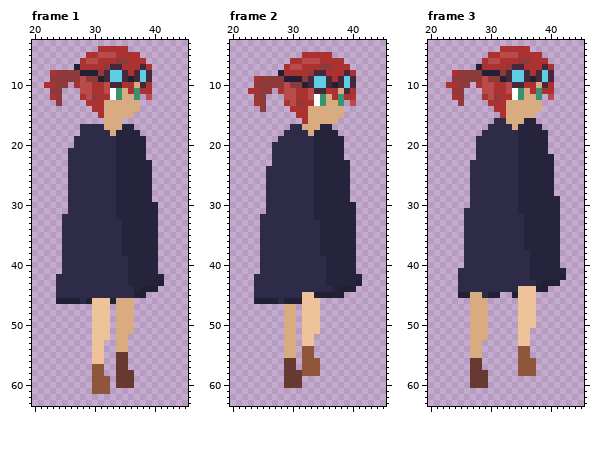
A pixel-art file gets an edit: Assets/Visuals/Hero/Herowalk.aseprite. Above: the version before the commit.
64x64 pixels, 7 frames. Shown: frame 1: x 20..45, y 3..63; frame 2: x 20..45, y 3..63; frame 3: x 20..45, y 3..63. The commit also changed other frames, which this record leaves out.
And afterwards:
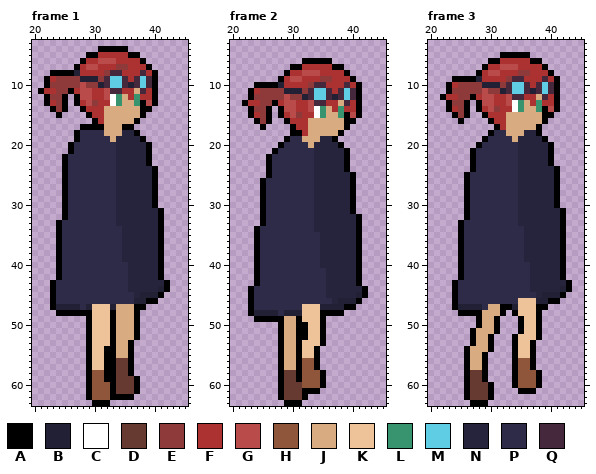
Palette (. is transparent): A #000000  B #222034  C #ffffff  D #663931  E #8f3a3a  F #ac3232  G #ba4b4b  H #8f563b  J #d8ab81  K #eec39a  L #37946e  M #5fcde4  N #26233d  P #2e2b49  Q #45283c
Change:
layer "Сплющений" added
layer "Head" removed
layer "Cape" removed
layer "LegL" removed
layer "LegR" removed
Frame 1, layer "Сплющений":
y 4: x 31..35 FFFFF -> AAAAA
y 5: x 29..33 FFGGG -> AAFFF; x 36..37 FF -> AA
y 6: x 28..35 FGGFFFEE -> AFFGGGFF; x 38 F -> A
y 7: x 27 B -> A; x 29..30 FF -> GG; x 32..35 EQQF -> FFEE; x 38..39 QF -> FA
y 8: x 23..35 FEEEEBBBEQMMQ -> AAAABFFFFEQQF; x 37..40 QMQ. -> FQFA
y 9: x 22..23 .E -> AF; x 28..31 GEEB -> BBBE; x 36 B -> F; x 40 . -> A
y 10: x 22..23 FF -> AE; x 26..27 .F -> EE; x 29..40 GFFGQQFFJQF. -> EEBQMMQBQMQA
y 11: x 21..23 ..E -> AFF; x 25..27 ... -> EAF; x 33..35 CLJ -> QQF; x 37..38 LF -> JQ; x 40 . -> A
y 12: x 22..23 .F -> AE; x 25 . -> A; x 27..28 .F -> AG; x 30 E -> F; x 32 F -> G; x 36 J -> F; x 38..40 .G. -> FFA
y 13: x 22..23 .. -> AF; x 25 . -> A; x 27..30 ..FF -> AFGE; x 32..34 JJJ -> FCL; x 37..40 J... -> LAGA
y 14: x 23..25 ... -> AEA; x 28..29 .. -> AF; x 38..39 .. -> AA
y 15: x 24 . -> A; x 29..30 .. -> AF; x 37..38 .. -> JA
y 16: x 30..31 .. -> AF; x 35..37 ... -> JJA
y 17: x 28..31 PPPP -> AAAA; x 35..36 NN -> AA
y 18: x 27 . -> A; x 32 P -> J; x 34 N -> J; x 37 N -> A
y 19: x 27 P -> A; x 33 P -> J; x 38 N -> A
y 20: x 26 . -> A; x 39 . -> A
y 21: x 26 P -> A; x 39 . -> A
y 22: x 25 . -> A; x 39 . -> A
y 23: x 25 . -> A; x 39 N -> A
y 24..29: x 25 . -> A; x 40 . -> A
y 30: x 25 . -> A; x 40 N -> A
y 31: x 25 . -> A; x 41 . -> A
y 32: x 25 P -> A; x 41 . -> A
y 33: x 24 . -> A; x 34 P -> N; x 41 . -> A
y 34..38: x 24 . -> A; x 41 . -> A
y 39: x 24 . -> A; x 35 P -> N; x 41 . -> A
y 40..41: x 24 . -> A; x 41 . -> A
y 42: x 24 P -> A; x 41 N -> A
y 43: x 23 . -> A; x 41..42 B. -> NA
y 44: x 23 . -> A; x 36 P -> N; x 38..42 BBB.. -> NNNBA
y 45: x 23 . -> A; x 37 B -> N; x 39..41 ... -> BBA
y 46: x 23..27 .BBBB -> APPPP; x 29..40 BKKKBJJJ.... -> PPPPPPPPBBAA
y 47: x 23..29 ....... -> ABBBBPB; x 33 . -> B; x 37..38 .. -> AA
y 48: x 24..29 ...... -> AAAAAA; x 33 . -> A; x 37 . -> A
y 49..51: x 29 . -> A; x 33 . -> A; x 37 . -> A
y 52: x 29 . -> A; x 33 . -> A; x 36..37 .. -> JA
y 53: x 29 . -> A; x 32..33 .. -> KA; x 36 . -> A
y 54: x 29 . -> A; x 32..33 .. -> AA; x 36 . -> A
y 55: x 29 . -> A; x 32..36 ..DD. -> AAJJA
y 56: x 29 . -> A; x 32..33 .. -> AA; x 36 . -> A
y 57: x 29..33 .HH.. -> AKKAA; x 36 . -> A
y 58: x 29 . -> A; x 32..33 .. -> AA; x 36 D -> A
y 59: x 29 . -> A; x 32..33 H. -> AA; x 37 . -> A
y 60: x 29 . -> A; x 33 . -> A; x 37 . -> A
y 61: x 29 . -> A; x 33..37 ..... -> ADDDA
y 62: x 29..36 ........ -> AHHHAAAA
y 63: x 30..32 ... -> AAA
Frame 2:
y 5: x 32..36 FFFFF -> .....
y 6: x 30..38 FFGGGFFFF -> ..AAAAA..
y 7: x 29..31 FGG -> .AA; x 35..39 EEFFF -> FFAA.
y 8: x 28..29 BF -> .A; x 32..35 FEQQ -> GGGF; x 39..40 QF -> A.
y 9: x 24..36 FEEEEBBBEQMMQ -> ....AFGGFFFEE; x 38..40 QMQ -> FFA
y 10: x 24..41 EEEEEGEEBQMMQBQMQ. -> AAAABFFFFEQQFFFQFA
y 11: x 23 F -> A; x 27..36 .FGGFFGQQF -> EEBBBEQMMQ; x 38..41 JQF. -> QMQA
y 12: x 23 . -> A; x 26..28 ... -> EEE; x 30..41 GFFGCLJFLFF. -> EEBQMMQBQMQA
y 13: x 22..23 .. -> AF; x 26..29 ...F -> EAFG; x 31 E -> F; x 33..41 FCLJJL.G. -> GQQFFJQFA
y 14: x 23..24 .. -> AE; x 26 . -> A; x 28..30 ..F -> AGG; x 33..35 JJJ -> GCL; x 37..41 JJ... -> FLFFA
y 15: x 23..26 .... -> AFEA; x 28..31 ...F -> AFGE; x 33..35 JJJ -> FCL; x 38..41 J... -> LAGA
y 16: x 24..26 ... -> AEA; x 29..31 ... -> AFF; x 38..40 ... -> JAA
y 17: x 25 . -> A; x 30..32 PPJ -> AFF; x 35..39 NN... -> JJJJA
y 18: x 29..32 PPPP -> .AAF; x 34..38 NNNN. -> JJJJA
y 19: x 28..29 PP -> .A; x 32..34 PPN -> JJJ; x 37..38 NN -> A.
y 20: x 27..28 PP -> .A; x 33 P -> J; x 38 N -> A
y 21: x 27 P -> A; x 39 . -> A
y 22: x 26 . -> A; x 39 . -> A
y 23: x 26 . -> A; x 39 N -> A
y 24: x 26 P -> A; x 39 N -> A
y 25: x 26 P -> A; x 40 . -> A
y 26..29: x 25 . -> A; x 40 . -> A
y 30..31: x 25 . -> A; x 40 N -> A
y 32: x 25 P -> A; x 41 . -> A
y 33: x 25 P -> A; x 34 P -> N; x 41 . -> A
y 34: x 24 . -> A; x 34 P -> N; x 41 . -> A
y 35..38: x 24 . -> A; x 41 . -> A
y 39..40: x 24 . -> A; x 35 P -> N; x 41 . -> A
y 41: x 24 . -> A; x 41 . -> A
y 42: x 24 P -> A; x 41 N -> A
y 43: x 24 P -> A; x 41 B -> A
y 44: x 23 . -> A; x 36 P -> N; x 38..42 BBB.. -> NNNNA
y 45: x 23 . -> A; x 32..42 KKBBBBB.... -> PPPPNNNNNBA
y 46: x 23..27 .BBBB -> APPPP; x 29..41 BBBKKK....... -> PPPPPPPPNBBBA
y 47: x 23..31 ......JJ. -> APPPPPPPP; x 35..40 ...... -> BBBBAA
y 48: x 23..31 ......JJ. -> ABBBBPBBB; x 35..38 .... -> AAAA
y 49: x 24..28 ..... -> AAAAA; x 31 . -> A; x 35 . -> A
y 50..51: x 28 . -> A; x 31..32 .K -> AA; x 35 . -> A
y 52: x 28 . -> A; x 31..32 .K -> AA; x 34..35 .. -> KA
y 53: x 28 . -> A; x 31 . -> A; x 34..35 .. -> KA
y 54..55: x 28 . -> A; x 31..34 .HH. -> AKKA
y 56..57: x 28..31 .DD. -> AJJA; x 34 H -> A
y 58: x 28 . -> A; x 31 D -> A; x 35 . -> A
y 59: x 28 . -> A; x 31..35 D.... -> AHHHA
y 60: x 28 . -> A; x 32..35 .... -> HHHA
y 61: x 28..34 ....... -> ADDDAAA
y 62: x 28..32 ..... -> ADDDA
y 63: x 29..31 ... -> AAA
Frame 3:
y 4: x 32..36 FFFFF -> .....
y 5: x 30..38 FFGGGFFFF -> ..AAAAA..
y 6: x 29..31 FGG -> .AA; x 35..39 EEFFF -> FFAA.
y 7: x 28..29 BF -> .A; x 32..35 FEQQ -> GGGF; x 39..40 QF -> A.
y 8: x 24..36 FEEEEBBBEQMMQ -> ....AFGGFFFEE; x 38..40 QMQ -> FFA
y 9: x 24..41 EEEEEGEEBQMMQBQMQ. -> AAAABFFFFEQQFFFQFA
y 10: x 23 F -> A; x 27..36 .FGGFFGQQF -> EEBBBEQMMQ; x 38..41 JQF. -> QMQA
y 11: x 23 . -> A; x 26..28 ... -> EEE; x 30..41 GFFGCLJFLFF. -> EEBQMMQBQMQA
y 12: x 22..23 .. -> AF; x 26..29 ...F -> EAFG; x 31 E -> F; x 33..41 FCLJJL.G. -> GQQFFJQFA
y 13: x 23..24 .. -> AE; x 26 . -> A; x 28..30 ..F -> AGG; x 33..35 JJJ -> GCL; x 37..41 JJ... -> FLFFA
y 14: x 23..26 .... -> AFEA; x 28..31 ...F -> AFGE; x 33..35 JJJ -> FCL; x 38..41 J... -> LAGA
y 15: x 24..26 ... -> AEA; x 29..31 ... -> AFF; x 38..40 ... -> JAA
y 16: x 25 . -> A; x 30..32 .PP -> AFF; x 36..39 NN.. -> JJJA
y 17: x 30..33 PPPP -> .AFJ; x 35..38 NNNN -> JJJA
y 18: x 29..30 PP -> .A; x 33..35 PPN -> JJJ; x 38..39 NN -> A.
y 19: x 28..29 PP -> .A; x 34 P -> J; x 39 N -> A
y 20: x 28 P -> A; x 40 . -> A
y 21: x 27 . -> A; x 40 . -> A
y 22: x 27 . -> A; x 40 N -> A
y 23: x 27 P -> A; x 40 N -> A
y 24: x 27 P -> A; x 41 . -> A
y 25..28: x 26 . -> A; x 41 . -> A
y 29..30: x 26 . -> A; x 41 N -> A
y 31: x 26 P -> A; x 42 . -> A
y 32: x 26 P -> A; x 35 P -> N; x 42 . -> A
y 33: x 25 . -> A; x 35 P -> N; x 42 . -> A
y 34..37: x 25 . -> A; x 42 . -> A
y 38..39: x 25 . -> A; x 36 P -> N; x 42 . -> A
y 40: x 25 . -> A; x 42 . -> A
y 41: x 25 P -> A; x 42 N -> A
y 42: x 25 P -> A; x 42 B -> A
y 43: x 24 . -> A; x 37 P -> N; x 39..43 BBB.. -> NNNNA
y 44: x 24 . -> A; x 35..43 KKKBB.... -> PPNNNNNBA
y 45: x 24..28 .BBJJ -> APPPP; x 30..42 BB..BKKK..... -> PPPPPPPPNBBBA
y 46: x 24..34 ...JJJ..... -> APPPPPPPPPP; x 38..41 .... -> BBAA
y 47: x 24..34 ...JJJ..... -> ABBBBPJJAAB; x 38..39 .. -> AA
y 48: x 25..28 ..JJ -> AAAA; x 30..32 ... -> JJA; x 34 . -> A; x 38 . -> A
y 49..50: x 27..28 JJ -> .A; x 30..31 .. -> JA; x 35 K -> A; x 38 . -> A
y 51: x 27 J -> A; x 30..31 .. -> JA; x 35 K -> A; x 37..38 .. -> KA
y 52: x 27 J -> A; x 30 . -> A; x 34 . -> A; x 37..38 .. -> KA
y 53: x 27 J -> A; x 29..30 .. -> JA; x 34 . -> A; x 37 . -> A
y 54: x 26 . -> A; x 29..30 .. -> JA; x 34..37 .HH. -> AKKA
y 55: x 26 . -> A; x 29 . -> A; x 34..37 .HH. -> AKKA
y 56..57: x 26..29 .DD. -> AJJA; x 34 . -> A; x 37 H -> A
y 58: x 26 . -> A; x 29 D -> A; x 34 . -> A; x 38 . -> A
y 59: x 26 . -> A; x 29 D -> A; x 34..38 ..... -> AHHHA
y 60: x 26 . -> A; x 30 . -> A; x 34..38 ..... -> AHHHA
y 61: x 26..30 ..... -> ADDDA; x 35..37 ... -> AAA
y 62: x 26..30 ..... -> ADDDA
y 63: x 27..29 ... -> AAA
Where, in picture pixels (left, top, right, bottom), the same in both pictures:
changed: (38, 46, 170, 406)
changed: (242, 52, 368, 406)
changed: (440, 46, 572, 406)
